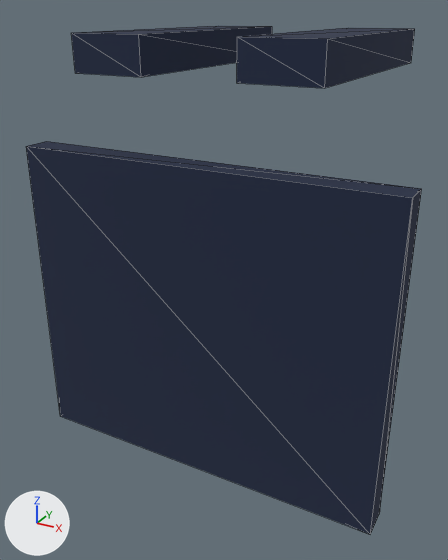
Renders of the glTF model jarvis/ui/web/frontend/src/assets/society/figures/parts/biped/torso_over-apron-broad.glb from each side of a commit.
Rendered twice from a 50 mm camera at (0.665, -1.37, 1.291) aimed at (-0.049, -0.073, 0.643). The axes (+X, +Y, +Z) are drawn at lower left. The lights are the same throughout. The first picture is the older version. Mesh edges are drawn as thin lines. Vertices at exactly the same position are counted once.

Objects in the first picture: 'torso_over-apron'.
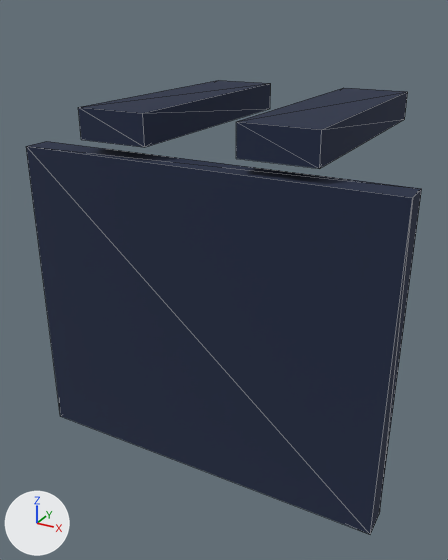
Boxes (x1, y1, x2, y2) around the edits, measured in the pictures (448 x 560 px; the box of a moved part takes in the faces that stretch with it):
'torso_over-apron', reshaped (11% shorter): before (26, 26, 422, 534); after (26, 80, 422, 534)
part 1 of me_torso_over_apron, moved or reshaped: before (237, 28, 415, 88); after (236, 88, 408, 169)
part 2 of me_torso_over_apron, moved or reshaped: before (71, 26, 272, 77); after (78, 80, 271, 147)

The change, as a diff of the scene's bpy script:
```diff
--- a/jarvis/ui/web/frontend/src/assets/society/figures/parts/biped/torso_over-apron-broad.glb.py
+++ b/jarvis/ui/web/frontend/src/assets/society/figures/parts/biped/torso_over-apron-broad.glb.py
@@ me_torso_over_apron @@
 # used by ob_torso_over_apron; location = (0.0, 0.0, 0.0)
-me_torso_over_apron.from_pydata(...)  # 24 vertices, 36 faces; spans x -0.45..0.45, y -0.31..0.31, z 0.226..1.243
+me_torso_over_apron.from_pydata(...)  # 24 vertices, 36 faces; spans x -0.45..0.45, y -0.31..0.31, z 0.226..1.094
+# me_torso_over_apron part 1: the loose piece of 8 vertices spanning x 0.108..0.279, y -0.31..0.31, z 1.164..1.243 is scaled about its middle by (1, 1, 0.875), then moved by (0.0, 0.0, -0.145)
+# me_torso_over_apron part 2: the loose piece of 8 vertices spanning x -0.279..-0.108, y -0.31..0.31, z 1.164..1.243 is scaled about its middle by (1, 1, 0.875), then moved by (0.0, 0.0, -0.145)
 me_torso_over_apron.materials.append(mat_torso_over_apron_broad_sheet)
```
